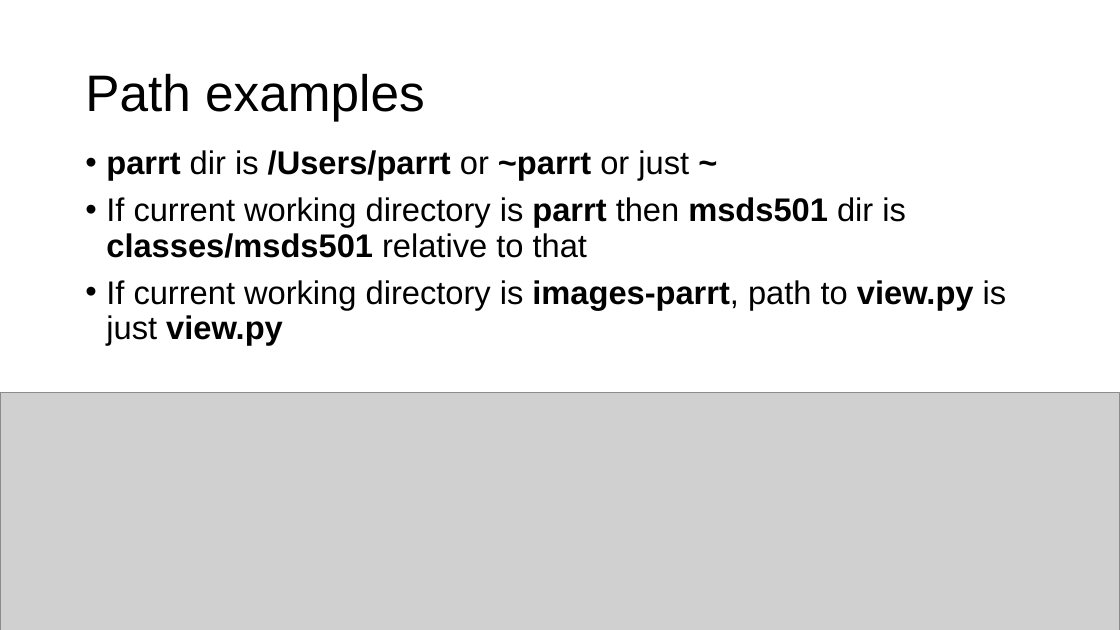
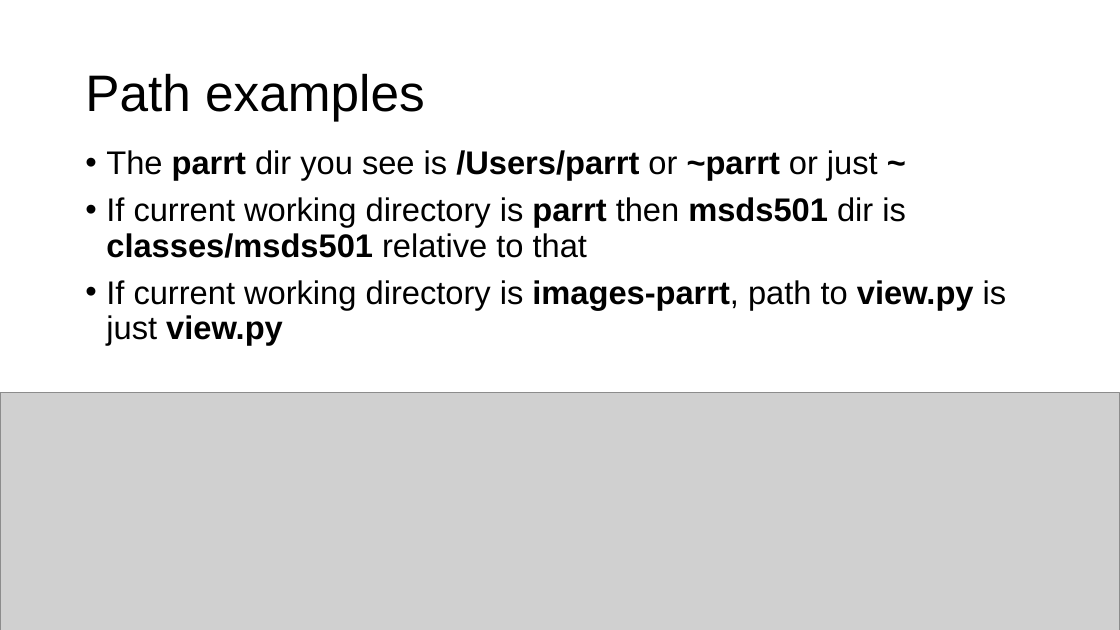
Before and after one commit to parrt/msds501, a slide deck: slide 14 of slides/overview.pptx. Drawn at 1120x630 pixels with LibreOffice and Linux fonts; fonts in the diff are those of the drawing; grey boxes stand for pictures; background and template pictures are left out. Boxes give left, top, right and bottom in pixels: in the first picture for what was removed or moved away, otherwise in the second. Text is boxed around its words. In the diff, an @@ line names an element or a change of style, - is before the commit and + after.

```diff
--- a/slides/overview.pptx
+++ b/slides/overview.pptx
@@ text at (106,150,878,180): text changed @@
-• parrt dir is /Users/parrt or ~parrt or just ~
+• The parrt dir you see is /Users/parrt or ~parrt or just ~
```
Also in this commit, not shown: 2 other slides changed, 4 other files.
